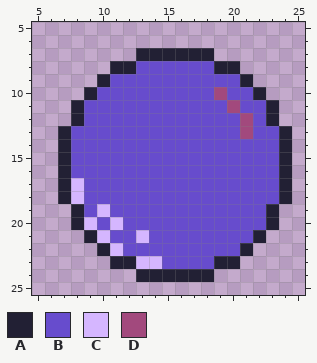
Edited in one commit: pixel-art file (Resources/Sprites/KQ/BTD/Bubble.aseprite). The picture above is the old version.
32x32 pixels, 1 frame. Shown: x 5..25, y 5..25.
Palette (. is transparent): A #222034  B #674ccd  C #d5b6ff  D #a2497d
After:
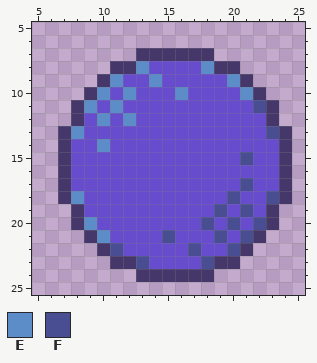
Colours new in this view: E #5c8dc8  F #494e92
The exact change:
Colour A changes from #222034 to #46376a.
Colour C becomes colour B in row 17 at x 8; in row 19 at x 10; in row 20 at x 11; in row 21 at x 13; in row 23 at x 14.
Colour D becomes colour B in row 10 at x 19; in row 11 at x 20; in rows 12 to 13 at x 21.
Colour B becomes colour E in row 8 at x 13 and 18; in row 9 at x 11, 14 and 20; in row 10 at x 10, 12, 16 and 21; in row 11 at x 9 and 11; in row 12 at x 10 and 12; in row 13 at x 8.
Colour B becomes colour E in row 14 at x 10.
Colour C becomes colour E in row 18 at x 8; in row 20 at x 9; in row 21 at x 10.
Colour B becomes colour F in row 11 at x 22; in row 13 at x 23; in row 15 at x 21; in row 17 at x 21; in row 18 at x 20 and 23; in row 19 at x 19 and 21.
Colour B becomes colour F in row 20 at x 18, 20 and 22; in row 21 at x 15, 19 and 21; in row 22 at x 17 and 20; in row 23 at x 18.
Colour C becomes colour F in row 22 at x 11; in row 23 at x 13.
Pixel boxes of the changes (left, top, right, bottom) in both pictures:
changed: (58, 48, 292, 282)
